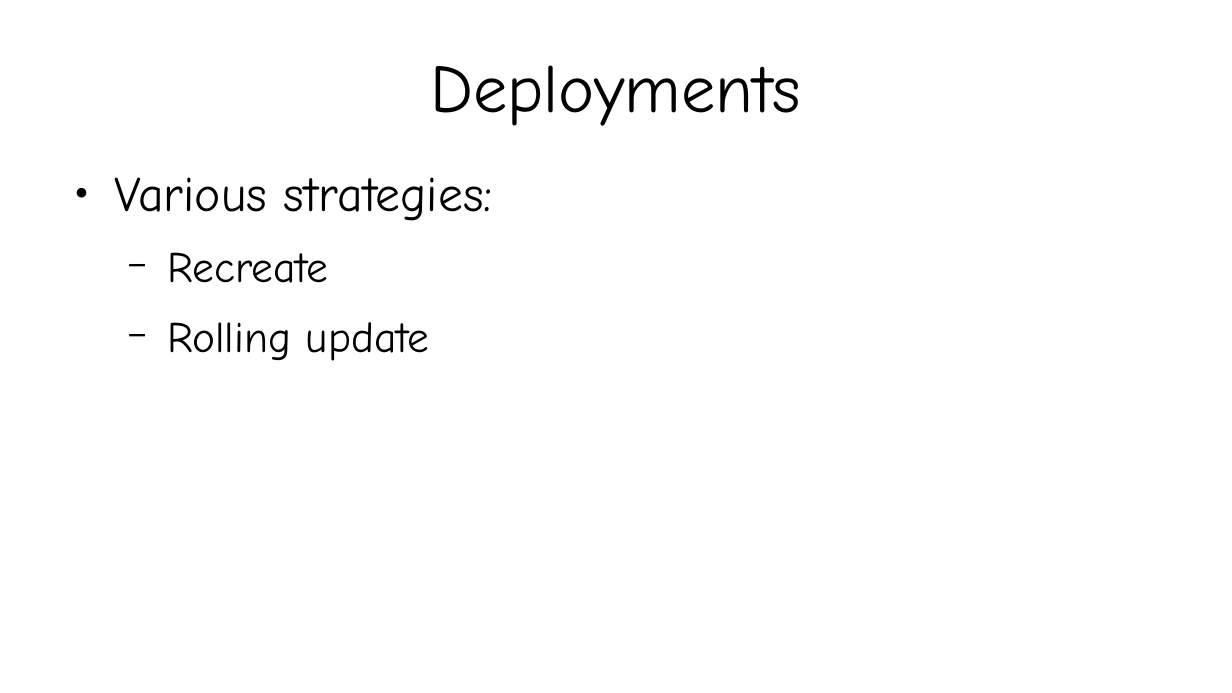
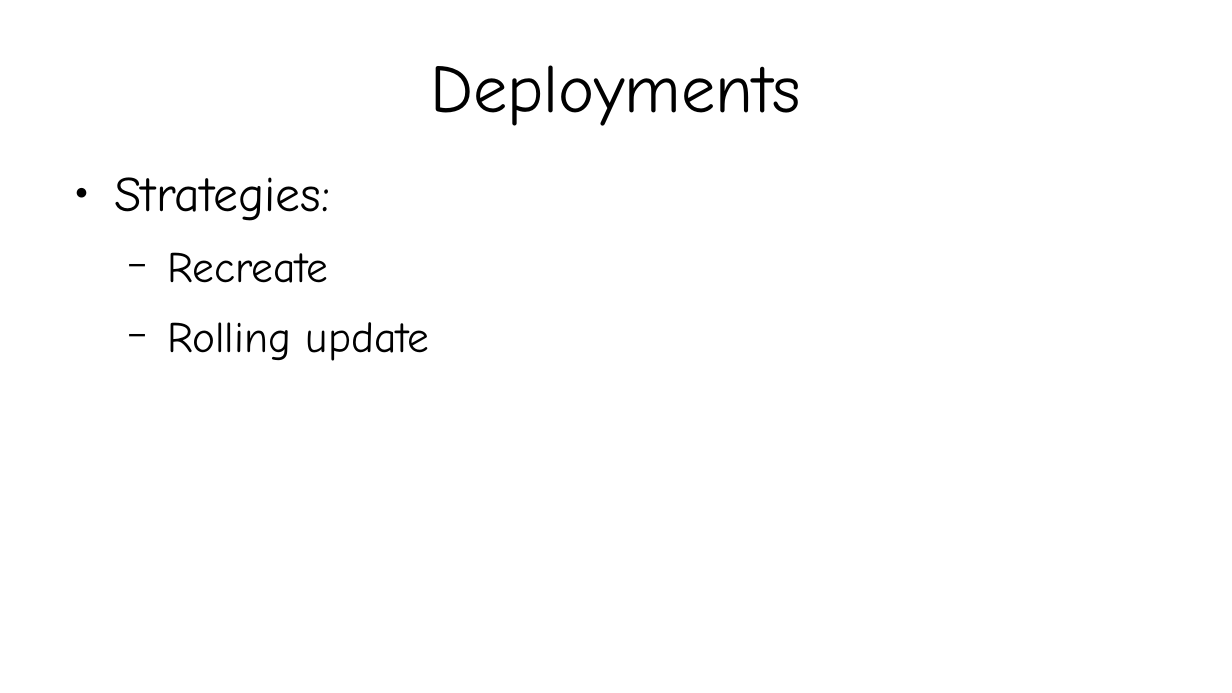
Before and after one commit to kislaykishore/microservices, a slide deck: slide 12 of Kubernetes.odp. Drawn at 1232x693 pixels with LibreOffice and Linux fonts; fonts in the diff are those of the drawing. Boxes give left, top, right and bottom in pixels: in the first picture for what was removed or moved away, otherwise in the second. Text is boxed around its words. In the diff, an @@ line names an element or a change of style, - is before the commit and + after.

```diff
--- a/Kubernetes.odp
+++ b/Kubernetes.odp
@@ text at [114,177,330,221]: text changed @@
-● Various strategies:
+● Strategies:
```
Also in this commit, not shown: 1 other slide changed, 2 slides added, 1 slide removed.
